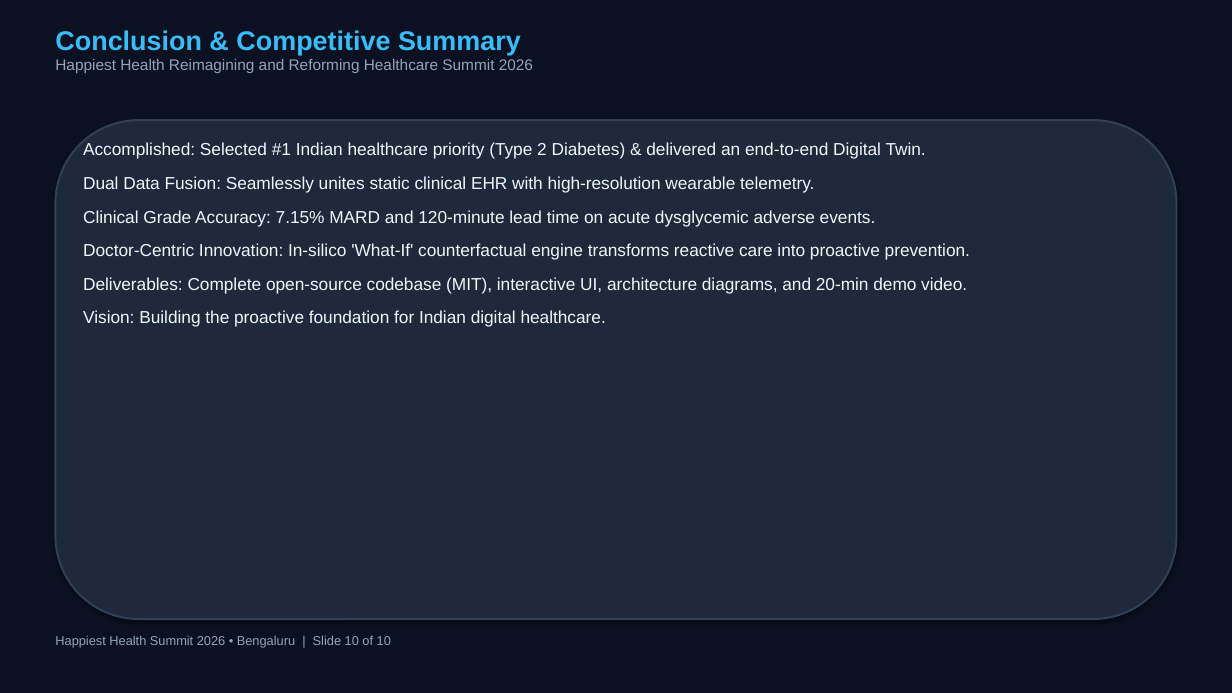
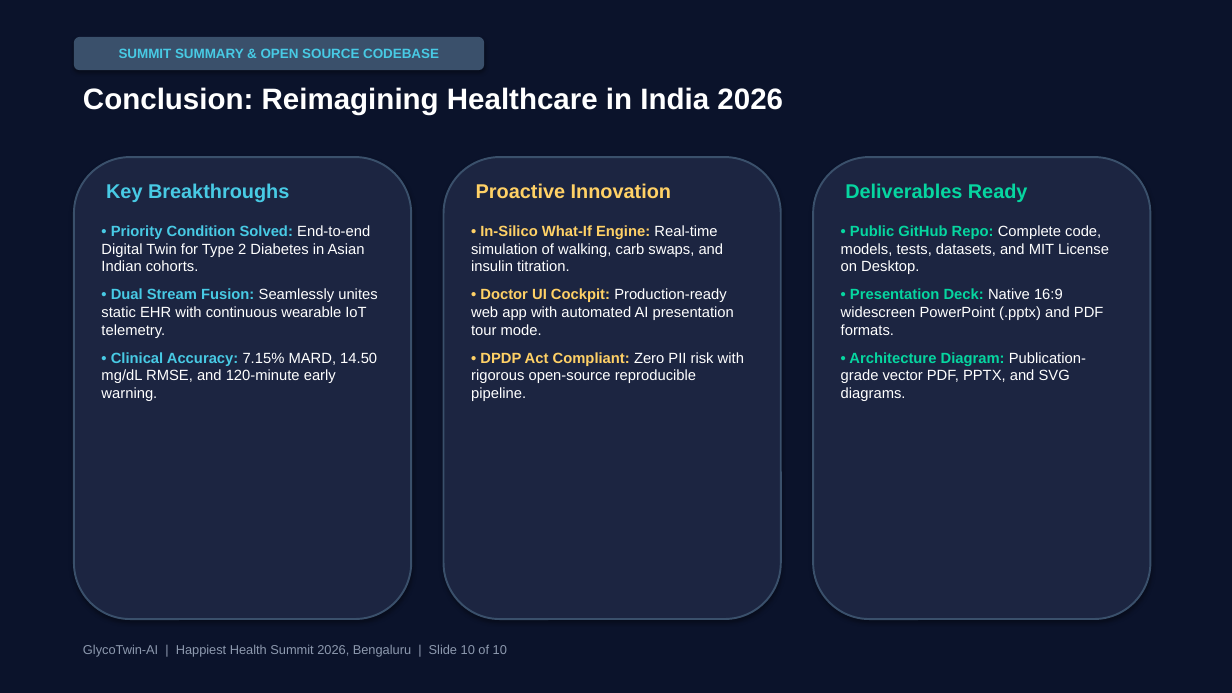
Before and after one commit to riyasojitra27-ux/GlycoTwin-AI, a slide deck: slide 10 of presentation/GLYCOTWIN_PRESENTATION.pptx. Drawn at 1232x693 pixels with LibreOffice and Linux fonts; fonts in the diff are those of the drawing. Boxes give left, top, right and bottom in pixels: in the first picture for what was removed or moved away, otherwise in the second. Text is boxed around its words. In the diff, an @@ line names an element or a change of style, - is before the commit and + after.

Commit message:
Upgrade presentation deck to executive card design matching top hackathon format

```diff
--- a/presentation/GLYCOTWIN_PRESENTATION.pptx
+++ b/presentation/GLYCOTWIN_PRESENTATION.pptx
@@ rectangle at bbox=[0, 0, 1232, 693]: fill #0B1120 to #0B132B @@
@@ rounded rectangle added at bbox=[74, 37, 484, 70], fill #3A506B, 10.5 pt, text #48CAE4, bold @@
+SUMMIT SUMMARY & OPEN SOURCE CODEBASE
@@ text at bbox=[83, 87, 783, 115]: text changed; size 12 to 23 pt; text colour #94A3B8 to #FFFFFF; bold on @@
-Conclusion & Competitive Summary
-Happiest Health Reimagining and Reforming Healthcare Summit 2026
+Conclusion: Reimagining Healthcare in India 2026
@@ text removed at bbox=[83, 142, 970, 327] @@
-Accomplished: Selected #1 Indian healthcare priority (Type 2 Diabetes) & delivered an end-to-end Digital Twin.
-Dual Data Fusion: Seamlessly unites static clinical EHR with high-resolution wearable telemetry.
-Clinical Grade Accuracy: 7.15% MARD and 120-minute lead time on acute dysglycemic adverse events.
-Doctor-Centric Innovation: In-silico 'What-If' counterfactual engine transforms reactive care into proactive prevention.
-Deliverables: Complete open-source codebase (MIT), interactive UI, architecture diagrams, and 20-min demo video.
-Vision: Building the proactive foundation for Indian digital healthcare.
@@ rounded rectangle added at bbox=[74, 157, 411, 619], fill #1C2541, outline #3A506B 1.5 pt @@
@@ rounded rectangle: place and size @@
-rounded rectangle at bbox=[55, 120, 1177, 619]
+rounded rectangle at bbox=[444, 157, 781, 619]
@@ rounded rectangle at bbox=[444, 157, 781, 619]: fill #1E293B to #1C2541; outline #334155 1.5 pt to #3A506B 1.5 pt @@
@@ rounded rectangle added at bbox=[813, 157, 1151, 619], fill #1C2541, outline #3A506B 1.5 pt @@
@@ text added at bbox=[106, 183, 289, 202], 15.5 pt, text #48CAE4, bold @@
+Key Breakthroughs
@@ text added at bbox=[476, 183, 671, 199], 15.5 pt, text #FFD166, bold @@
+Proactive Innovation
@@ text added at bbox=[845, 183, 1028, 202], 15.5 pt, text #06D6A0, bold @@
+Deliverables Ready
@@ text added at bbox=[101, 225, 377, 401], 11.5 pt, text #FFFFFF @@
+• Priority Condition Solved: End-to-end Digital Twin for Type 2 Diabetes in Asian Indian cohorts.
+• Dual Stream Fusion: Seamlessly unites static EHR with continuous wearable IoT telemetry.
+• Clinical Accuracy: 7.15% MARD, 14.50 mg/dL RMSE, and 120-minute early warning.
@@ text added at bbox=[471, 225, 744, 401], 11.5 pt, text #FFFFFF @@
+• In-Silico What-If Engine: Real-time simulation of walking, carb swaps, and insulin titration.
+• Doctor UI Cockpit: Production-ready web app with automated AI presentation tour mode.
+• DPDP Act Compliant: Zero PII risk with rigorous open-source reproducible pipeline.
@@ text added at bbox=[841, 225, 1109, 401], 11.5 pt, text #FFFFFF @@
+• Public GitHub Repo: Complete code, models, tests, datasets, and MIT License on Desktop.
+• Presentation Deck: Native 16:9 widescreen PowerPoint (.pptx) and PDF formats.
+• Architecture Diagram: Publication-grade vector PDF, PPTX, and SVG diagrams.
@@ text at bbox=[83, 644, 507, 657]: text changed; text colour #94A3B8 to #8D99AE @@
-Happiest Health Summit 2026 • Bengaluru | Slide 10 of 10
+GlycoTwin-AI | Happiest Health Summit 2026, Bengaluru | Slide 10 of 10
```
Also in this commit, not shown: 3 other slides changed, 6 slides added, 6 slides removed, 3 other files.
